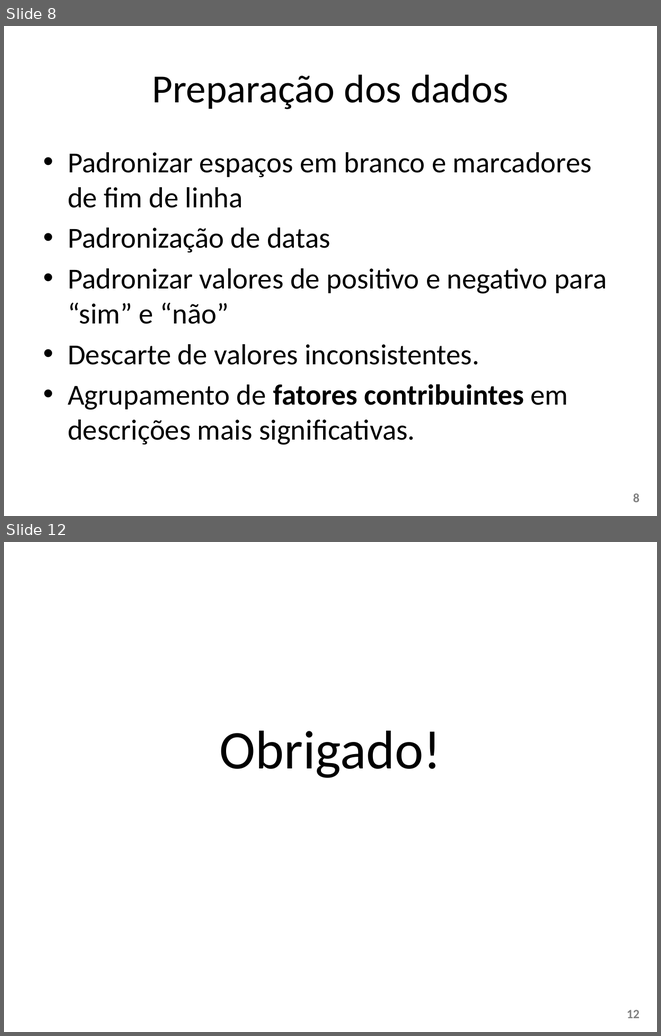
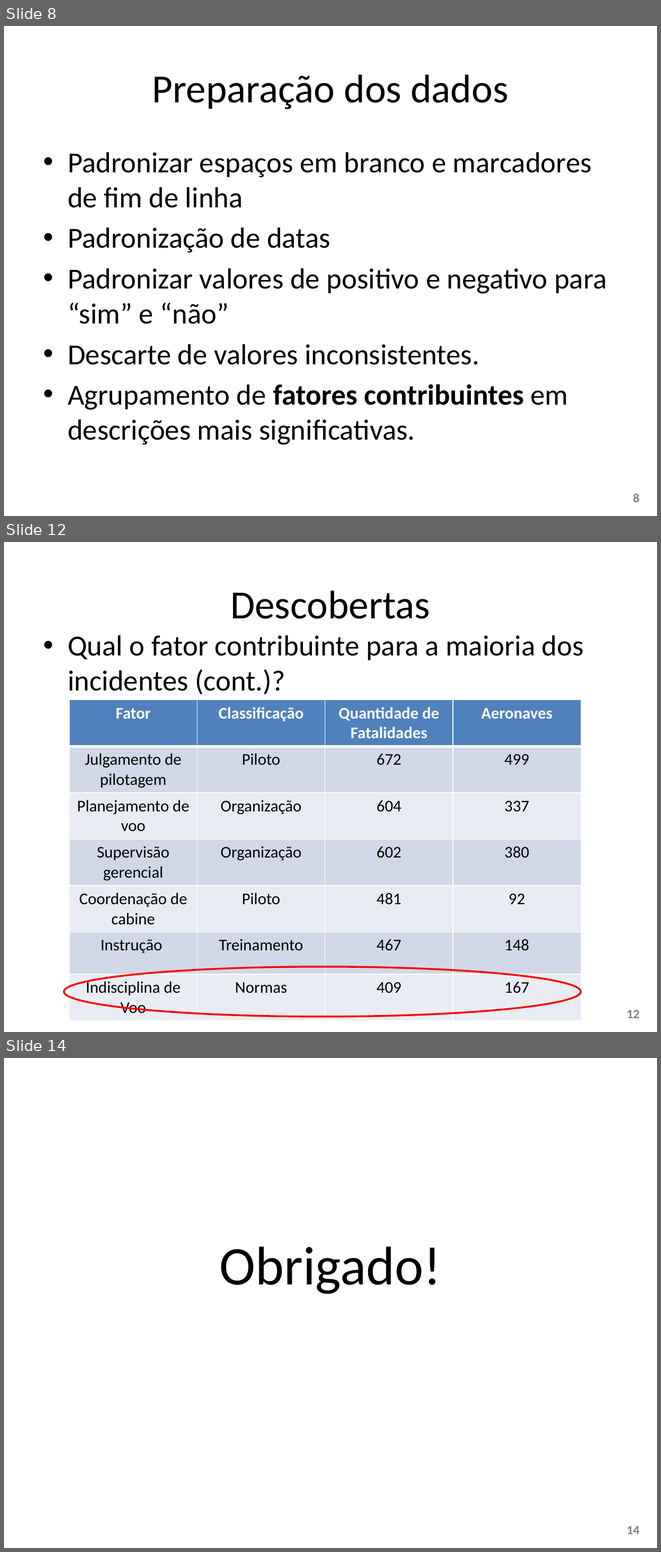
Before and after one commit to W3SS/ciencia-dados, a slide deck: apresentacao ciencia dados.pptx. Shown one above the other, each under a label of ours: slides 8 and 12 before the commit, slides 8, 12 and 14 after it; the slides between them are not shown. The pictures are 661x1036 and 661x1552 pixels, drawn with LibreOffice and Linux fonts; fonts in the diff are those of the drawing. Boxes give left, top, right and bottom in pixels: in the first picture for what was removed or moved away, otherwise in the second. Text is boxed around its words. In the diff, an @@ line names an element or a change of style, - is before the commit and + after.

```diff
--- a/apresentacao ciencia dados.pptx
+++ b/apresentacao ciencia dados.pptx
@@ slide 12 added at bbox=[4, 542, 657, 1032], background #FFFFFF @@
@@ title added at bbox=[230, 590, 430, 619], 44 pt, text #000000 @@
+Descobertas
@@ text added at bbox=[68, 635, 584, 695], 32 pt, text #000000 @@
+• Qual o fator contribuinte para a maioria dos incidentes (cont.)?
@@ table added at bbox=[69, 700, 581, 1017], 7 rows, 4 columns @@
+Fator | Classificação | Quantidade de Fatalidades | Aeronaves
+Julgamento de pilotagem | Piloto | 672 | 499
+Planejamento de voo | Organização | 604 | 337
+Supervisão gerencial | Organização | 602 | 380
+Coordenação de cabine | Piloto | 481 | 92
+Instrução | Treinamento | 467 | 148
+Indisciplina de Voo | Normas | 409 | 167
@@ ellipse added at bbox=[64, 967, 581, 1016], outline #FF0000 2 pt @@
@@ page number added at bbox=[627, 1009, 639, 1018], 14 pt, text #808080, bold @@
+12
@@ what was slide 12 is now slide 14 @@
@@ page number at bbox=[627, 1525, 639, 1534]: text changed @@
-12
+14
```
Also in this commit, not shown: 6 slides changed, 2 other slides added, 1 slide removed, 5 other files.
